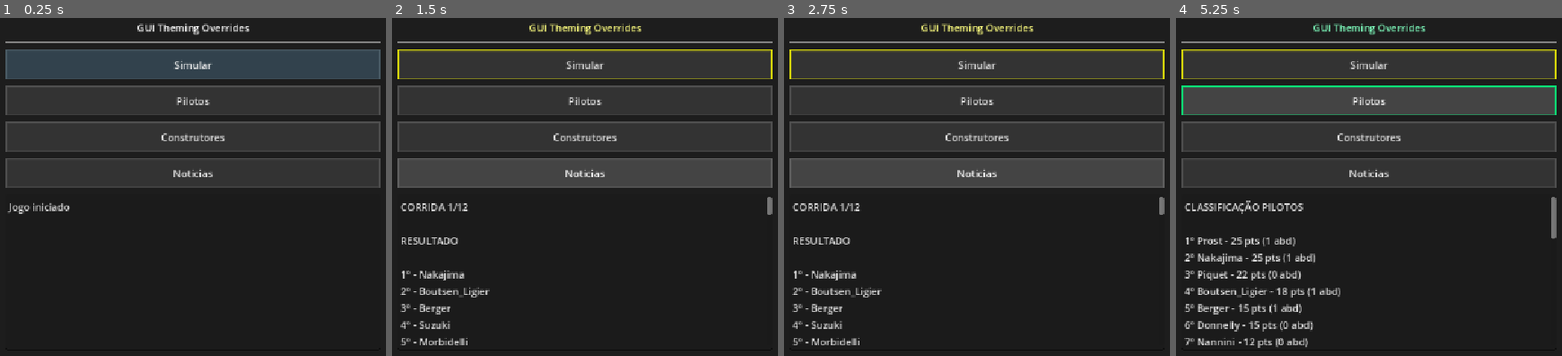
Above: before the commit, frames 1-4 (left to right).
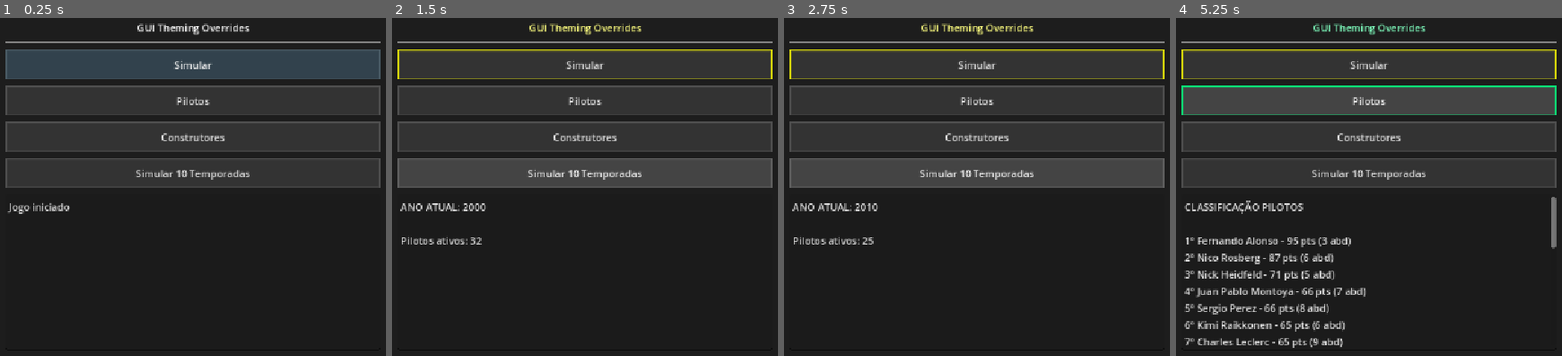
Above: after the commit, the same moments.

Repository: daniloadventista/gui-racing-manager
Game: Godot game, scene res://test.tscn
Two runs of this game, one before a commit and one after it. Both use one fixed random seed, a clock stepped at 60 frames per second and the inputs below.
Inputs (mouse positions are in pixels of both pictures, inside the frame that each line leads up to):
- Up to frame 1 (0.25 s): no input
- Up to frame 2 (1.5 s): click "Simular" at 0.5 s; click (585, 173) at 1.25 s, where only the run before the commit has a clickable "Noticias"
- Up to frame 3 (2.75 s): click (977, 173) at 2 s, where only the run after the commit has a clickable "Simular 10 Temporadas"
- Up to frame 4 (5.25 s): click "Pilotos" at 2.75 s; click "Construtores" at 3.5 s; click "Simular" at 4.25 s; click "Pilotos" at 5 s

The runs differ from the first frame. In frame 1, 0.3% of the frame differs, in the area x 35-65%, y 44-48%; in frame 2, 2.0%; in frame 3, 2.0%; in frame 4, 4.3%, in the area x 5-99%, y 44-98%.

Commit message:
aposentadoria pt 2 novos pilotos

Diff:
--- a/test.gd
+++ b/test.gd
@@ -14,6 +14,7 @@
 var total_corridas = 12
 
 var noticias = []
+var simulação_em_massa = false
 
 var recorde_vitorias = 0
 var recordista_vitorias = ""
@@ -178,13 +179,9 @@
 
 	var resultado_corrida = []
 	if corrida_atual > total_corridas:
-
 		finalizar_temporada()
-
-		resultado.text = "TEMPORADA ENCERRADA\n\nClique em Ver Classificação"
-
+		resultado.text = "TEMPORADA ENCERRADA (" + str(ano_atual - 1) + ")\n\nPróximo ano: " + str(ano_atual) + "\nClique em Avançar para iniciar a nova temporada."
 		return
-
 	for piloto in pilotos:
 
 		var status = "OK"
@@ -372,7 +369,9 @@
 
 	corrida_atual += 1
 
-	print(texto)
+	if not simulação_em_massa:
+		resultado.text = texto
+		print(texto)
 
 func finalizar_temporada():
 
@@ -420,10 +419,26 @@
 			campeao.nome +
 			" alcança histórico de 7 títulos."
 		)
+
+	# --- NOVO: Atualiza a idade dos pilotos que ainda estão no POOL ---
+	for piloto_pool in poolPilotos:
+		piloto_pool.idade += 1
 	var pilotos_remover = []
 
 	for piloto in pilotos:
+		## atualisa idade e qualidade dos pilots
 		piloto.idade += 1
+		if piloto.idade >= 34:
+
+			piloto.velocidade -= randi_range(0,1)
+
+		if piloto.idade >= 37:
+
+			piloto.velocidade -= randi_range(0,2)
+			piloto.consistencia -= randi_range(0,1)
+
+		piloto.velocidade = max(50,piloto.velocidade)
+		piloto.consistencia = max(50,piloto.consistencia)
 
 		var chance_aposentadoria = 0
 
@@ -460,9 +475,14 @@
 
 	for piloto in pilotos_remover:
 		pilotos.erase(piloto)
+
+	# Executa a entrada de novos pilotos para preencher as vagas abertas
 	var vagas = pilotos_remover.size()
 	for i in range(vagas):
 		adicionar_novato()
+
+	# Evolui os atributos dos jovens que ficaram
+	evoluir_pilotos()
 
 func adicionar_novato():
 	var candidatos = []
@@ -481,10 +501,25 @@
 			if piloto.equipe == equipe:
 				quantidade += 1
 		if quantidade < 2:
-			equipes_disponiveis.append(equipe)
+			equipes_disponiveis.append({
+				"nome": equipe,
+				"forca": construtores[equipe].pontos
+			})
+	equipes_disponiveis.sort_custom(func(a,b):
+		return a.forca > b.forca
+	)
+	## pilotos fortes do pool tentam entrar em equipes fortes
 	if equipes_disponiveis.size() == 0:
 		return
-	escolhido.equipe = equipes_disponiveis.pick_random()
+	if escolhido.potencial >= 95:
+		escolhido.equipe = equipes_disponiveis[0].nome
+	elif escolhido.potencial >= 85:
+		escolhido.equipe = equipes_disponiveis[
+			min(1,equipes_disponiveis.size()-1)
+		].nome
+	else:
+		escolhido.equipe = equipes_disponiveis.pick_random().nome
+
 	pilotos.append(escolhido)
 	noticias.append(
 		escolhido.nome +
@@ -493,17 +528,87 @@
 		"."
 	)
 
+func evoluir_pilotos():
+	for piloto in pilotos:
+		if piloto.idade <= 30:
+			if piloto.velocidade < piloto.potencial:
+				piloto.velocidade += randi_range(0,2)
+			if piloto.consistencia < piloto.potencial:
+				piloto.consistencia += randi_range(0,1)
+			piloto.velocidade = min(
+				piloto.velocidade,
+				piloto.potencial
+			)
+			piloto.consistencia = min(
+				piloto.consistencia,
+				piloto.potencial
+			)
+
 func simular_10_temporadas():
+	simulação_em_massa = true # Ativa o modo silencioso para não travar o console
 
 	for temporada in range(10):
-
-		for corrida in range(total_corridas):
-
+		# Garante que a temporada vai rodar todas as corridas do zero
+		corrida_atual = 1
+
+		# Limpa as pontuações e abandonos dos construtores para o novo ano
+		for equipe in construtores.keys():
+			construtores[equipe]["pontos"] = 0
+			construtores[equipe]["abandonos"] = 0
+			construtores[equipe]["vitorias"] = 0
+			construtores[equipe]["podios"] = 0
+			construtores[equipe]["corridas"] = 0
+
+		# Limpa os pontos acumulados da temporada anterior dos pilotos ativos
+		for piloto in pilotos:
+			piloto["pontos"] = 0
+			piloto["abandonos"] = 0
+			piloto["vitorias_seguidas"] = 0
+
+		# Simula as 12 corridas da temporada atual
+		while corrida_atual <= total_corridas:
 			_on_button_pressed()
 
-		finalizar_temporada()
-
-		print("Fim da temporada: ", ano_atual)
+		# --- RELATÓRIO DETALHADO DA TEMPORADA ---
+		print("\n==================================================")
+		print("🏆 FIM DA TEMPORADA DE: ", ano_atual)
+		print("==================================================")
+
+		# Executa a lógica de encerramento (aposentadorias, contratações, etc.)
+		if has_method("finalizar_temporada"):
+			finalizar_temporada()
+
+		# Encontra e exibe o Campeão Mundial desta temporada específica
+		var campeao_temporada = null
+		var maior_pontuacao = -1
+		for piloto in pilotos:
+			if piloto["pontos"] > maior_pontuacao:
+				maior_pontuacao = piloto["pontos"]
+				campeao_temporada = piloto
+
+		if campeao_temporada != null:
+			print("🥇 CAMPEÃO MUNDIAL: ", campeao_temporada["nome"], " com ", maior_pontuacao, " pontos!")
+			if campeao_temporada.has("equipe"):
+				print("🏎️  Equipe: ", campeao_temporada["equipe"])
+
+		# Exibe o restante das notícias (Estreias, Aposentadorias, etc.)
+		print("\n📰 NOTÍCIAS DA TEMPORADA:")
+		if noticias.size() > 0:
+			for noticia in noticias:
+				# Evita duplicar o texto se você já tiver colocado o campeão nas notícias
+				if not "campeonato" in noticia and not "título mundial" in noticia:
+					print(" - ", noticia)
+			noticias.clear() # Limpa para a próxima temporada
+		else:
+			print(" - Nenhuma notícia relevante este ano.")
+
+		print("==================================================\n")
+
+		# REMOVIDO: ano_atual += 1 foi removido daqui,
+		# pois o seu 'finalizar_temporada' já avança o ano corretamente de 1 em 1!
+
+	simulação_em_massa = false # Desativa o modo silencioso após o término das 10 temporadas
+
 func gerar_noticias():
 	noticias.clear()
 	for piloto in pilotos:
@@ -561,6 +666,7 @@
 		texto += "\n"
 
 	resultado.text = texto
+
 func _on_button2_pressed():
 	var new_stylebox_normal = button2.get_theme_stylebox("normal").duplicate()
 	new_stylebox_normal.border_color = Color(0, 1, 0.5)
@@ -575,7 +681,6 @@
 
 	label.add_theme_color_override("font_color", Color(0.5, 1, 0.75))
 	mostrar_classificacao_pilotos()
-	#simular_10_temporadas()
 
 func mostrar_classificacao_construtores():
 
@@ -617,6 +722,7 @@
 		texto += "\n"
 
 	resultado.text = texto
+
 func _on_reset_all_button_pressed():
 	button.remove_theme_stylebox_override("normal")
 	button.remove_theme_stylebox_override("hover")
@@ -629,3 +735,14 @@
 	label.remove_theme_color_override("font_color")
 
 	mostrar_classificacao_construtores()
+
+
+func _on_button_4_pressed() -> void:
+	simular_10_temporadas()
+
+	resultado.text = (
+		"ANO ATUAL: " +
+		str(ano_atual) +
+		"\n\nPilotos ativos: " +
+		str(pilotos.size())
+	)
--- a/test.tscn
+++ b/test.tscn
@@ -103,10 +103,10 @@
 layout_mode = 2
 text = "Construtores"
 
-[node name="Button3" type="Button" parent="Panel/MarginContainer/VBoxContainer" unique_id=897390880]
+[node name="Button4" type="Button" parent="Panel/MarginContainer/VBoxContainer" unique_id=897390880]
 custom_minimum_size = Vector2(0, 48)
 layout_mode = 2
-text = "Noticias"
+text = "Simular 10 Temporadas"
 
 [node name="Label2" type="TextEdit" parent="Panel/MarginContainer/VBoxContainer" unique_id=1639785506]
 custom_minimum_size = Vector2(600, 250)
@@ -115,3 +115,4 @@
 [connection signal="pressed" from="Panel/MarginContainer/VBoxContainer/Button" to="." method="_on_button_pressed"]
 [connection signal="pressed" from="Panel/MarginContainer/VBoxContainer/Button2" to="." method="_on_button2_pressed"]
 [connection signal="pressed" from="Panel/MarginContainer/VBoxContainer/ResetAllButton" to="." method="_on_reset_all_button_pressed"]
+[connection signal="pressed" from="Panel/MarginContainer/VBoxContainer/Button4" to="." method="_on_button_4_pressed"]
